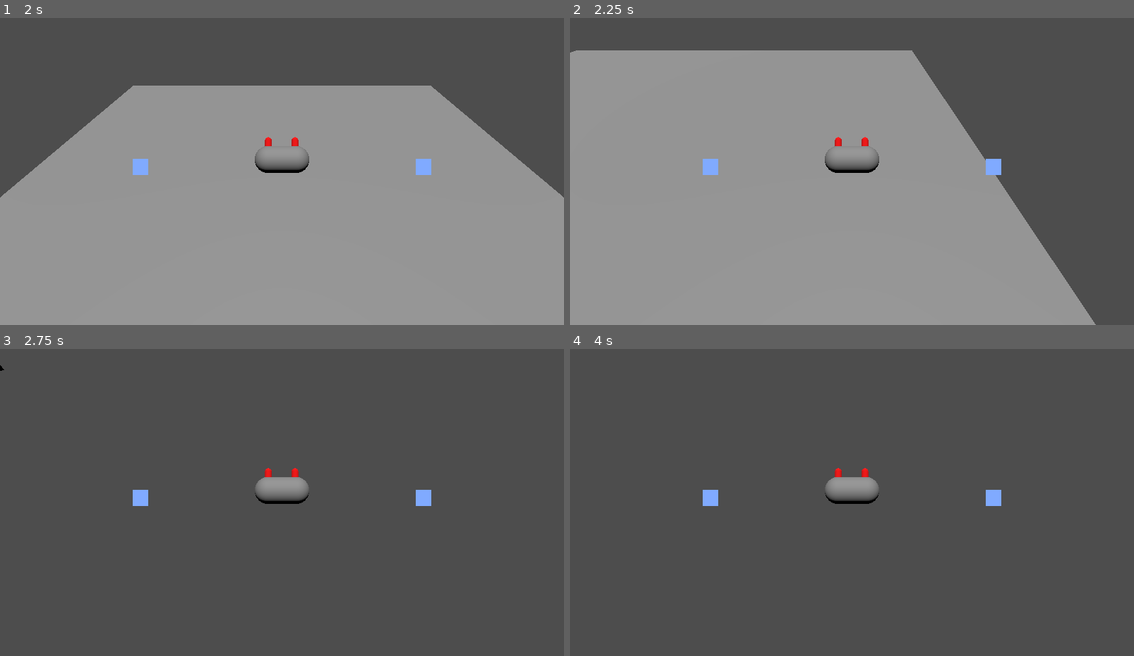
Above: before the commit, frames 1-4 (two rows, left to right).
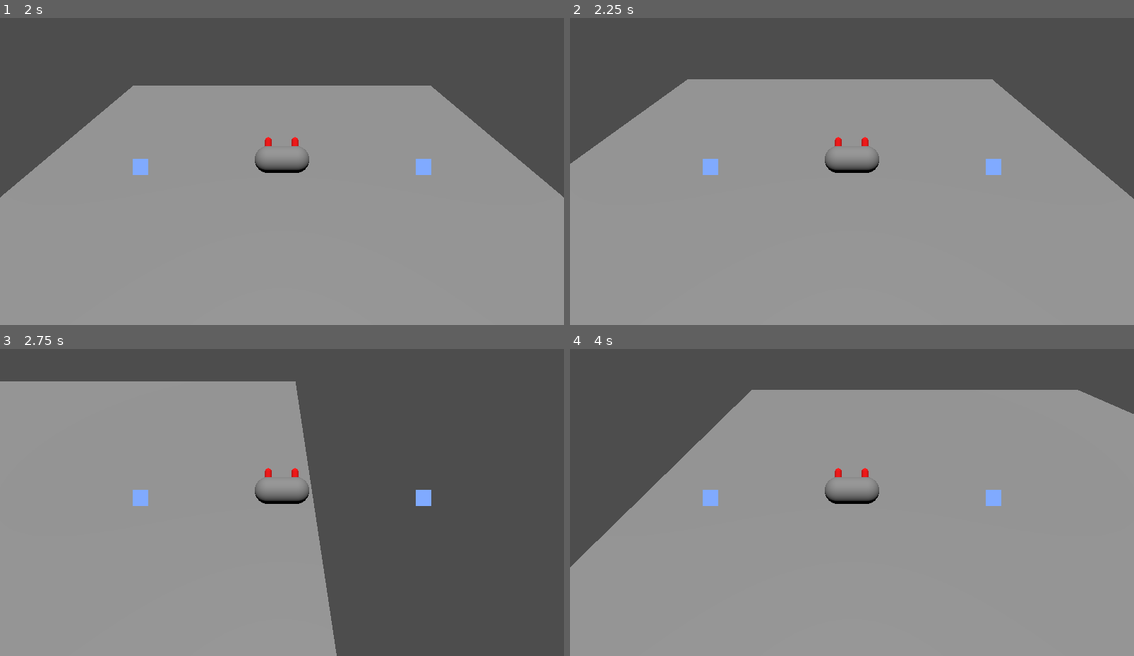
Above: after the commit, the same moments.

Repository: romeshdev/GGJ25
Game: Godot game, scene res://game/RootGame.tscn
Same seed, same stepped clock (60 frames per second), same inputs: the game is played once before the commit and once after it.
Inputs:
- Up to frame 1 (2 s): tap Enter (ui_accept) at 0.5, 0.77, 1.52 s; hold D (crab_strafe_right) 0.53-1.28 s; hold E 0.53-1.28 s; hold Down (ui_down) from 1.28 s (still down); tap Q at 1.35 s
- Up to frame 2 (2.25 s): release Down (ui_down) at 2.03 s; hold D (crab_strafe_right) from 2.03 s (still down); hold E from 2.03 s (still down)
- Up to frame 3 (2.75 s): keep holding D (crab_strafe_right); keep holding E
- Up to frame 4 (4 s): release D (crab_strafe_right) at 2.78 s; release E at 2.78 s; hold Up (ui_up) 2.78-3.53 s; tap Q at 2.85 s; tap Enter (ui_accept) at 3.02, 3.77 s; hold A (crab_strafe_left) from 3.53 s (still down); hold E from 3.53 s (still down)

Frame 1 is identical in both runs. In frame 2, 21% of the frame differs, in the area x 0-100%, y 10-100%; in frame 3, 49%; in frame 4, 76%, in the area x 0-100%, y 13-100%.

Commit message:
helicopter crab

Diff:
--- a/crab/CrabBehaviour.gd
+++ b/crab/CrabBehaviour.gd
@@ -2,7 +2,8 @@
 
 const STRAFE_ACCELERATION : float = 20
 const STRAFE_DECELERATION : float = 5
-const STRAFE_DECELERATION_FROM_ROTATION : float = 2
+const STRAFE_DECELERATION_FROM_GROUND_ROTATION : float = 2
+const STRAFE_DECELERATION_FROM_AIR_ROTATION : float = 0.5
 const STRAFE_DECELERATION_FROM_GROUND_FRICTION : float = 10
 const STRAFE_DECELERATION_FROM_AIR_FRICTION : float = 1
 
@@ -21,6 +22,7 @@
 	# Restore position
 	if position.y < -5:
 		position = Vector3.UP * 3
+		velocity = Vector3.ZERO
 
 func _physics_process(delta):
 	# Handle jump
@@ -31,11 +33,16 @@
 
 	# Fall down
 	if not onFloor:
+		# Variable jumping height
 		var gravity = get_gravity()
 		if holdingJump and velocity.y > 0:
 			gravity = gravity * GRAVITY_MIN
 		else:
 			gravity = gravity * GRAVITY_MAX
+		# Apply helicopter
+		var helicopter : float = abs(rotation_speed) / ROTATE_MAX_SPEED
+		gravity = gravity * (1 - helicopter)
+		# Apply gravity
 		velocity += gravity * delta
 
 	# Handle rotation
@@ -59,9 +66,10 @@
 
 	# Handle friction
 	var deceleration = STRAFE_DECELERATION * delta
-	deceleration = deceleration * (1 + abs(input_rotation) * STRAFE_DECELERATION_FROM_ROTATION)
-	var friction : float = STRAFE_DECELERATION_FROM_GROUND_FRICTION if onFloor else STRAFE_DECELERATION_FROM_AIR_FRICTION
-	deceleration = deceleration * (1 + (1 - abs(input_strafe)) * friction)
+	var rotation_friction : float = STRAFE_DECELERATION_FROM_GROUND_ROTATION if onFloor else STRAFE_DECELERATION_FROM_AIR_ROTATION
+	deceleration = deceleration * (1 + abs(input_rotation) * rotation_friction)
+	var strafing_friction : float = STRAFE_DECELERATION_FROM_GROUND_FRICTION if onFloor else STRAFE_DECELERATION_FROM_AIR_FRICTION
+	deceleration = deceleration * (1 + (1 - abs(input_strafe)) * strafing_friction)
 	velocity.x = move_toward(velocity.x, 0, deceleration)
 	velocity.z = move_toward(velocity.z, 0, deceleration)
 
